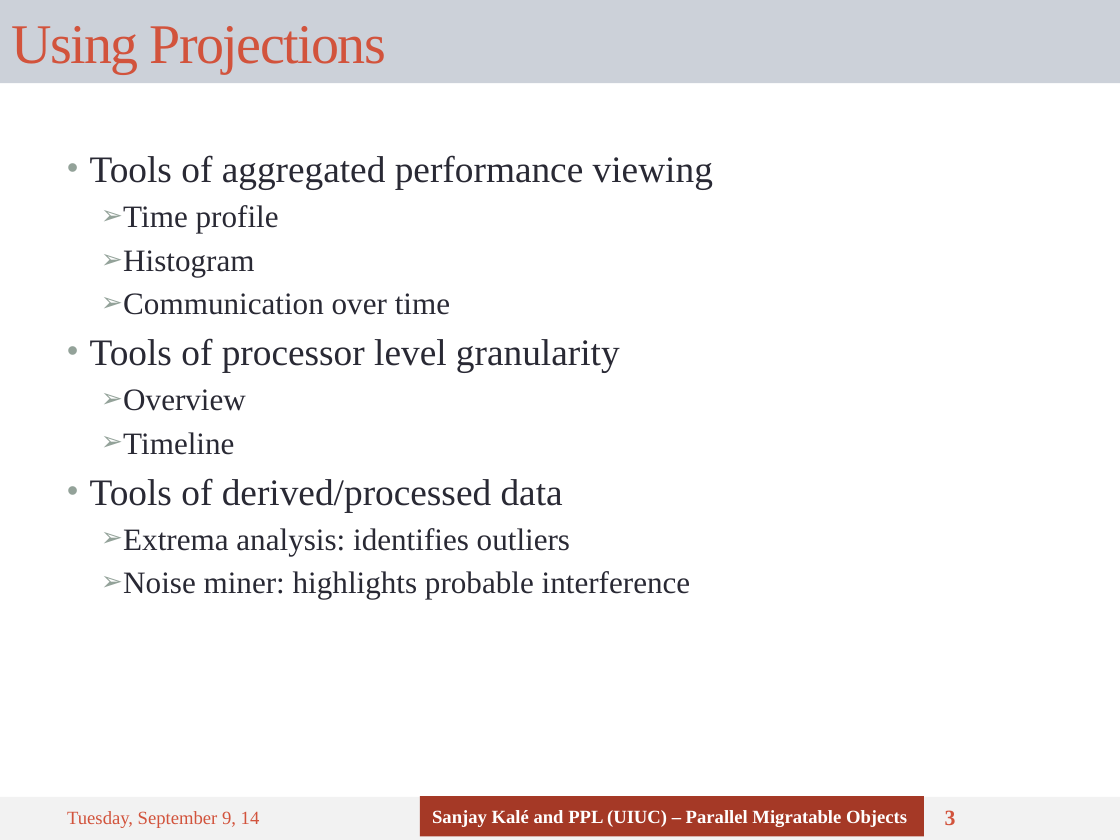
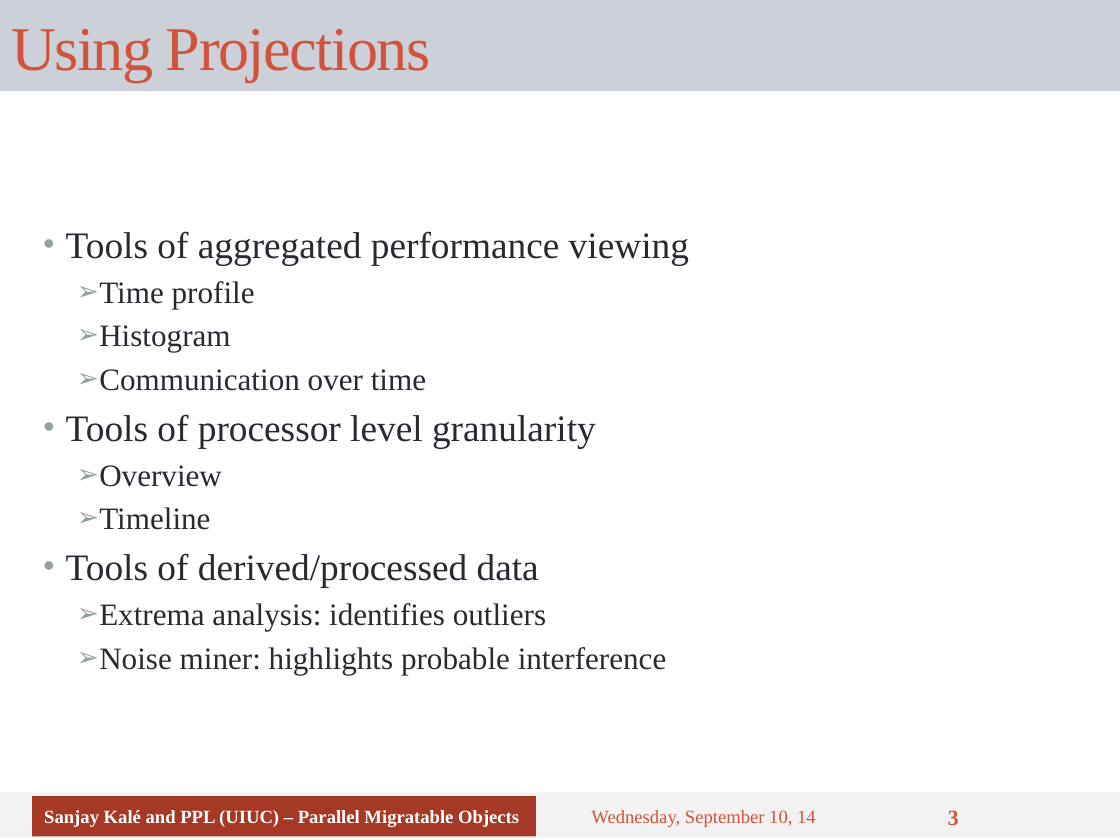
Before and after one commit to UIUC-PPL/charm_tutorial, a slide deck: slide 3 of tutorial-09-perf_tuning.pptx. Drawn at 1120x840 pixels with LibreOffice and Linux fonts; fonts in the diff are those of the drawing. Boxes give left, top, right and bottom in pixels: in the first picture for what was removed or moved away, otherwise in the second. Text is boxed around its words. In the diff, an @@ line names an element or a change of style, - is before the commit and + after.

```diff
--- a/tutorial-09-perf_tuning.pptx
+++ b/tutorial-09-perf_tuning.pptx
@@ title "Using Projections": place and size @@
-title "Using Projections" at [0, 0, 1120, 83]
+title "Using Projections" at [0, 0, 1120, 91]
@@ title "Using Projections" at [0, 0, 1120, 91]: size 36 to 40 pt @@
@@ text "Tools of aggregated performance viewing": place and size @@
-text "Tools of aggregated performance viewing" at [90, 155, 713, 599]
+text "Tools of aggregated performance viewing" at [66, 231, 689, 675]
@@ text "Tools of aggregated performance viewing" at [66, 231, 689, 675]: vertical alignment top to middle @@
@@ rectangle: place and size @@
-rectangle at [0, 797, 1120, 840]
+rectangle at [0, 793, 1120, 838]
@@ rectangle "Sanjay Kalé and PPL (UIUC) ...": place and size @@
-rectangle "Sanjay Kalé and PPL (UIUC) ..." at [420, 796, 924, 837]
+rectangle "Sanjay Kalé and PPL (UIUC) ..." at [32, 796, 536, 837]
@@ text at [591, 810, 816, 827]: text changed @@
-Tuesday, September 9, 14
+Wednesday, September 10, 14
```
Also in this commit, not shown: 8 other slides changed.
